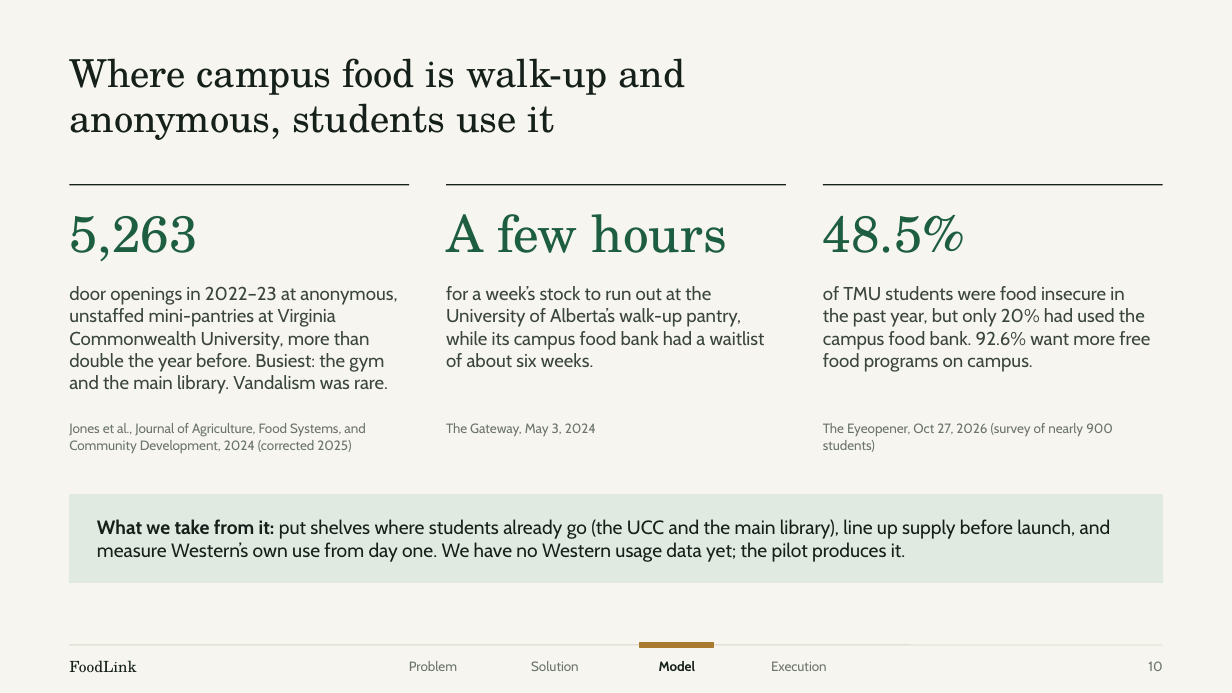
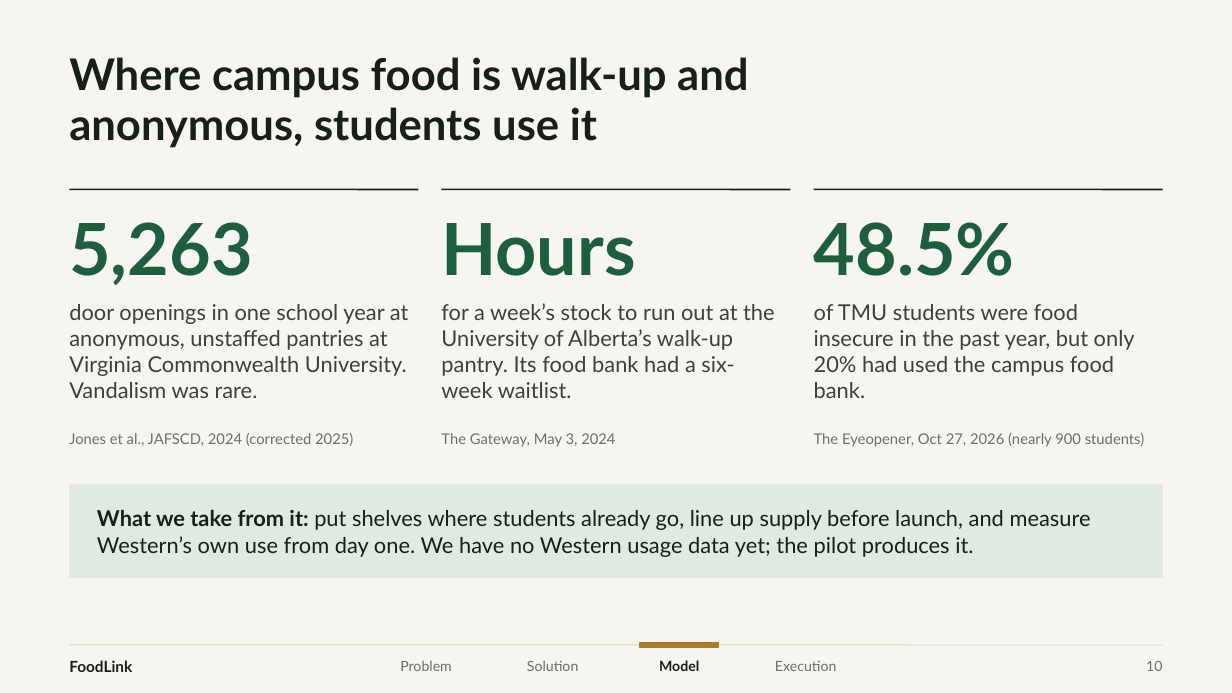
Before and after one commit to xingexu/aspire, a slide deck: slide 10 of deck/PBSN_ASPIRE_FoodLink.pptx. Drawn at 1232x693 pixels with LibreOffice and Linux fonts; fonts in the diff are those of the drawing. Boxes give left, top, right and bottom in pixels: in the first picture for what was removed or moved away, otherwise in the second. Text is boxed around its words. In the diff, an @@ line names an element or a change of style, - is before the commit and + after.

```diff
--- a/deck/PBSN_ASPIRE_FoodLink.pptx
+++ b/deck/PBSN_ASPIRE_FoodLink.pptx
@@ title "Where campus food is walk-up ..." at box(69, 57, 748, 148): size 30 to 34 pt, font TeX Gyre Schola to Lato, bold on; line spacing 0.98 to 0.95 @@
@@ text "5,263" at box(69, 222, 253, 285): size 40 to 56 pt, font TeX Gyre Schola to Lato, bold on @@
@@ line moved from (69, 185) - (409, 185) to (69, 189) - (419, 189) @@
@@ line (69, 189) - (419, 189): stroke #15201A 1 pt to #15201A 1.25 pt @@
@@ line moved from (446, 185) - (787, 185) to (442, 189) - (791, 189) @@
@@ line (442, 189) - (791, 189): stroke #15201A 1 pt to #15201A 1.25 pt @@
@@ text "48.5%" at box(814, 222, 1015, 276): size 40 to 56 pt, font TeX Gyre Schola to Lato, bold on @@
@@ text "48.5%": place and size @@
-text "48.5%" at box(823, 215, 966, 253)
+text "48.5%" at box(814, 222, 1015, 276)
@@ line moved from (823, 185) - (1163, 185) to (814, 189) - (1163, 189) @@
@@ line (814, 189) - (1163, 189): stroke #15201A 1 pt to #15201A 1.25 pt @@
@@ text at box(441, 223, 635, 276): text changed; size 40 to 56 pt; font TeX Gyre Schola to Lato; bold on @@
-A few hours
+Hours
@@ text at box(69, 304, 409, 398): text changed; size 14.5 to 17 pt; font Cabin to Lato; text colour #3A453E to #38433C @@
-door openings in 2022–23 at anonymous, unstaffed mini-pantries at Virginia Commonwealth University, more than double the year before. Busiest: the gym and the main library. Vandalism was rare.
+door openings in one school year at anonymous, unstaffed pantries at Virginia Commonwealth University. Vandalism was rare.
@@ text at box(441, 303, 775, 398): text changed; size 14.5 to 17 pt; font Cabin to Lato; text colour #3A453E to #38433C @@
-for a week’s stock to run out at the University of Alberta’s walk-up pantry, while its campus food bank had a waitlist of about six weeks.
+for a week’s stock to run out at the University of Alberta’s walk-up pantry. Its food bank had a six-week waitlist.
@@ text at box(814, 304, 1135, 398): text changed; size 14.5 to 17 pt; font Cabin to Lato; text colour #3A453E to #38433C @@
-of TMU students were food insecure in the past year, but only 20% had used the campus food bank. 92.6% want more free food programs on campus.
+of TMU students were food insecure in the past year, but only 20% had used the campus food bank.
@@ text at box(69, 433, 353, 446): text changed; size 10.5 to 11.5 pt; font Cabin to Lato; text colour #6B746D to #68716A @@
-Jones et al., Journal of Agriculture, Food Systems, and Community Development, 2024 (corrected 2025)
+Jones et al., JAFSCD, 2024 (corrected 2025)
@@ text "The Gateway, May 3, 2024": place and size @@
-text "The Gateway, May 3, 2024" at box(446, 423, 596, 436)
+text "The Gateway, May 3, 2024" at box(441, 433, 615, 447)
@@ text "The Gateway, May 3, 2024" at box(441, 433, 615, 447): size 10.5 to 11.5 pt, font Cabin to Lato, text colour #6B746D to #68716A @@
@@ text at box(814, 433, 1144, 447): text changed; size 10.5 to 11.5 pt; font Cabin to Lato; text colour #6B746D to #68716A @@
-The Eyeopener, Oct 27, 2026 (survey of nearly 900 students)
+The Eyeopener, Oct 27, 2026 (nearly 900 students)
@@ rectangle: place and size @@
-rectangle at box(69, 494, 1163, 582)
+rectangle at box(69, 485, 1163, 578)
@@ text at box(97, 509, 1091, 557): text changed; size 15 to 17 pt; font Cabin to Lato @@
-What we take from it: put shelves where students already go (the UCC and the main library), line up supply before launch, and measure Western’s own use from day one. We have no Western usage data yet; the pilot produces it.
+What we take from it: put shelves where students already go, line up supply before launch, and measure Western’s own use from day one. We have no Western usage data yet; the pilot produces it.
@@ text "FoodLink" at box(69, 660, 132, 672): font TeX Gyre Schola to Lato, bold on @@
@@ text "Problem": place and size @@
-text "Problem" at box(409, 661, 457, 671)
+text "Problem" at box(400, 660, 452, 671)
@@ text "Model" at box(659, 660, 699, 671): size 10.5 to 11 pt, font Cabin to Lato @@
@@ rectangle: place and size @@
-rectangle at box(640, 643, 714, 648)
+rectangle at box(640, 643, 719, 648)
@@ size 10.5 to 11 pt, font Cabin to Lato, text colour #6B746D to #68716A in 4 elements at box(1146, 661, 1162, 671), box(527, 660, 578, 671), box(400, 660, 452, 671), box(775, 661, 837, 671) @@
```
Also in this commit, not shown: 19 other slides changed, 18 other files.
